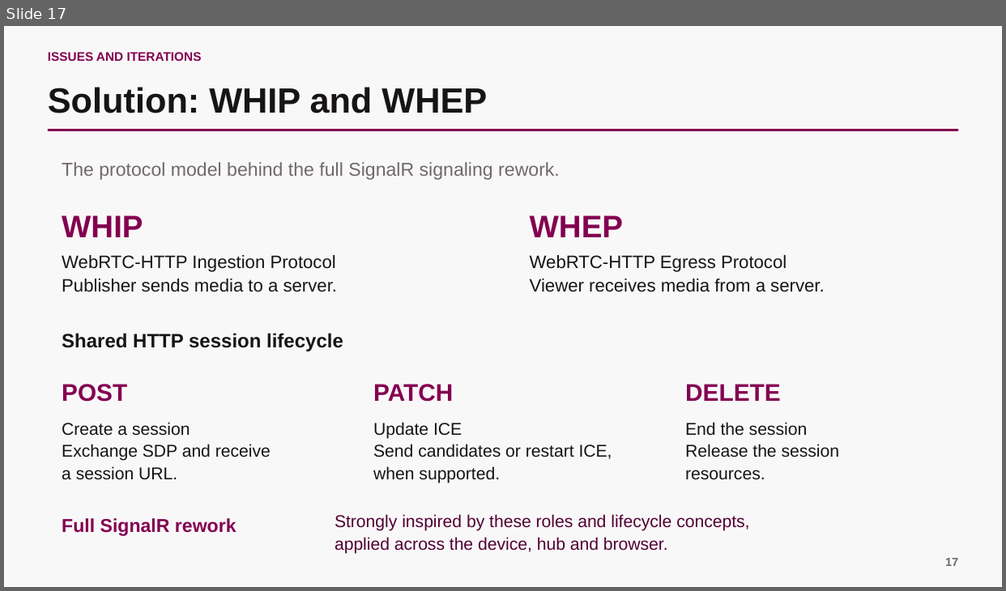
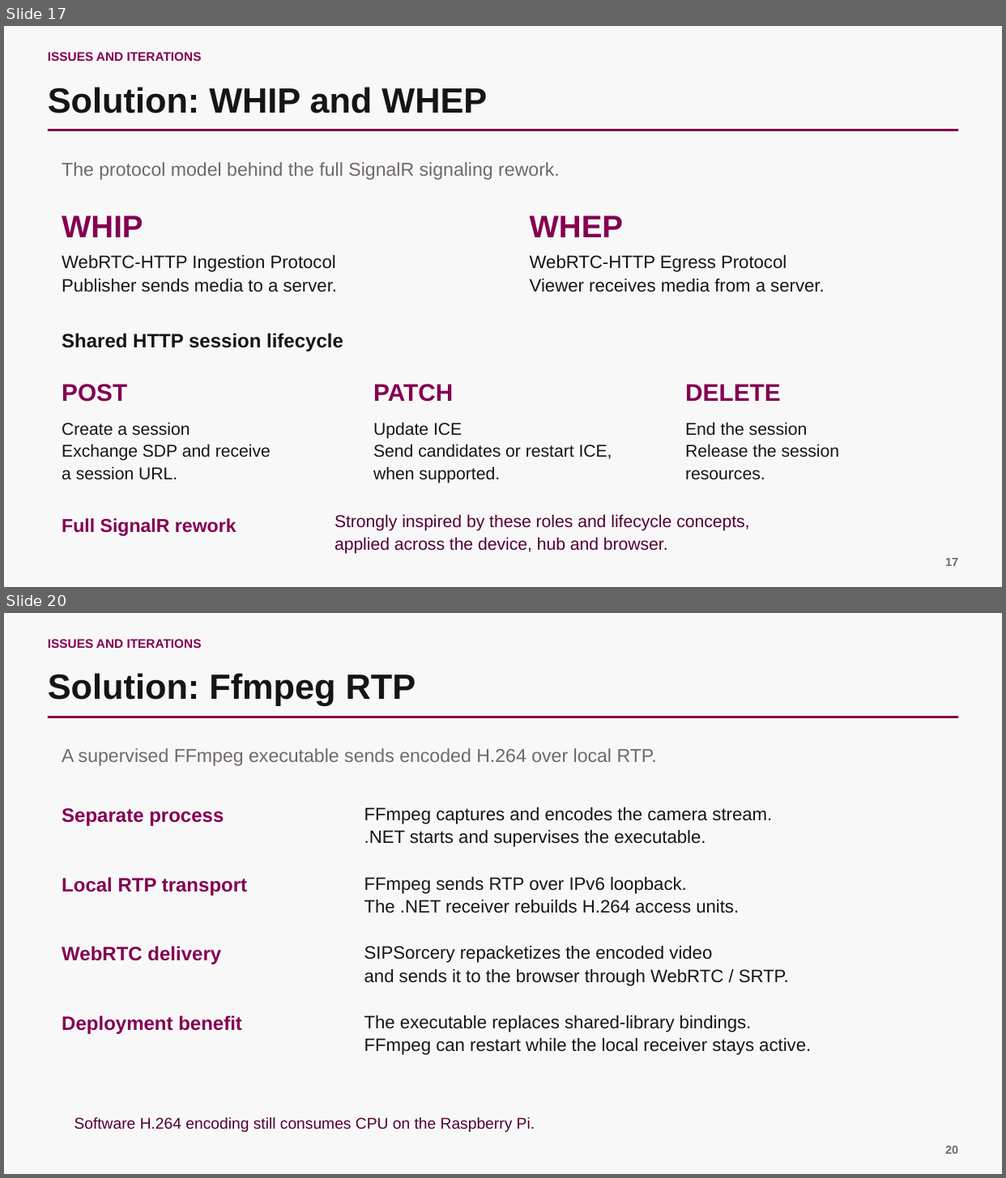
Before and after one commit to scarlet-radio-control/scarlet-radio-control, a slide deck: PRESENTATION.pptx. Shown one above the other, each under a label of ours: slide 17 before the commit, slides 17 and 20 after it; the slides between them are not shown. The pictures are 1006x591 and 1006x1178 pixels, drawn with LibreOffice and Linux fonts; fonts in the diff are those of the drawing. Boxes give left, top, right and bottom in pixels: in the first picture for what was removed or moved away, otherwise in the second. Text is boxed around its words. In the diff, an @@ line names an element or a change of style, - is before the commit and + after.

```diff
--- a/PRESENTATION.pptx
+++ b/PRESENTATION.pptx
@@ slide 20 added at [4, 613, 1002, 1174], background #F9F8F8 @@
@@ text added at [48, 639, 202, 648], 12 pt, text #830051, bold @@
+ISSUES AND ITERATIONS
@@ text added at [48, 673, 416, 705], 33.8 pt, text #171417, bold @@
+Solution: Ffmpeg RTP
@@ rectangle added at [48, 717, 958, 718], fill #830051 @@
@@ text added at [62, 748, 657, 766], 18 pt, text #6F686D @@
+A supervised FFmpeg executable sends encoded H.264 over local RTP.
@@ text added at [62, 808, 224, 826], 18.8 pt, text #830051, bold @@
+Separate process
@@ text added at [364, 807, 772, 847], 17.2 pt, text #171417 @@
+FFmpeg captures and encodes the camera stream.
+.NET starts and supervises the executable.
@@ text added at [62, 877, 247, 896], 18.8 pt, text #830051, bold @@
+Local RTP transport
@@ text added at [364, 877, 739, 914], 17.2 pt, text #171417 @@
+FFmpeg sends RTP over IPv6 loopback.
+The .NET receiver rebuilds H.264 access units.
@@ text added at [62, 946, 221, 965], 18.8 pt, text #830051, bold @@
+WebRTC delivery
@@ text added at [364, 946, 789, 986], 17.2 pt, text #171417 @@
+SIPSorcery repacketizes the encoded video
+and sends it to the browser through WebRTC / SRTP.
@@ text added at [62, 1016, 242, 1034], 18.8 pt, text #830051, bold @@
+Deployment benefit
@@ text added at [364, 1016, 811, 1055], 17.2 pt, text #171417 @@
+The executable replaces shared-library bindings.
+FFmpeg can restart while the local receiver stays active.
@@ text added at [74, 1118, 535, 1132], 15 pt, text #510034 @@
+Software H.264 encoding still consumes CPU on the Raspberry Pi.
@@ text added at [945, 1146, 958, 1154], 11.2 pt, text #6F686D, bold @@
+20
```
Also in this commit, not shown: 12 slides changed, 2 other slides added, 1 slide removed.
